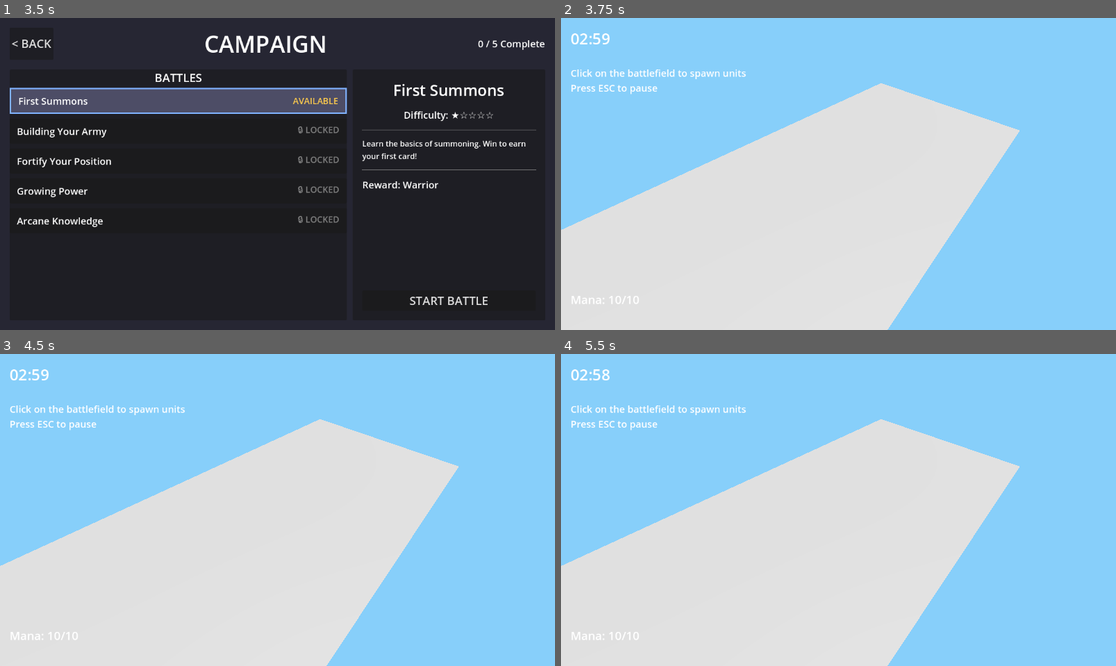
Above: before the commit, frames 1-4 (two rows, left to right).
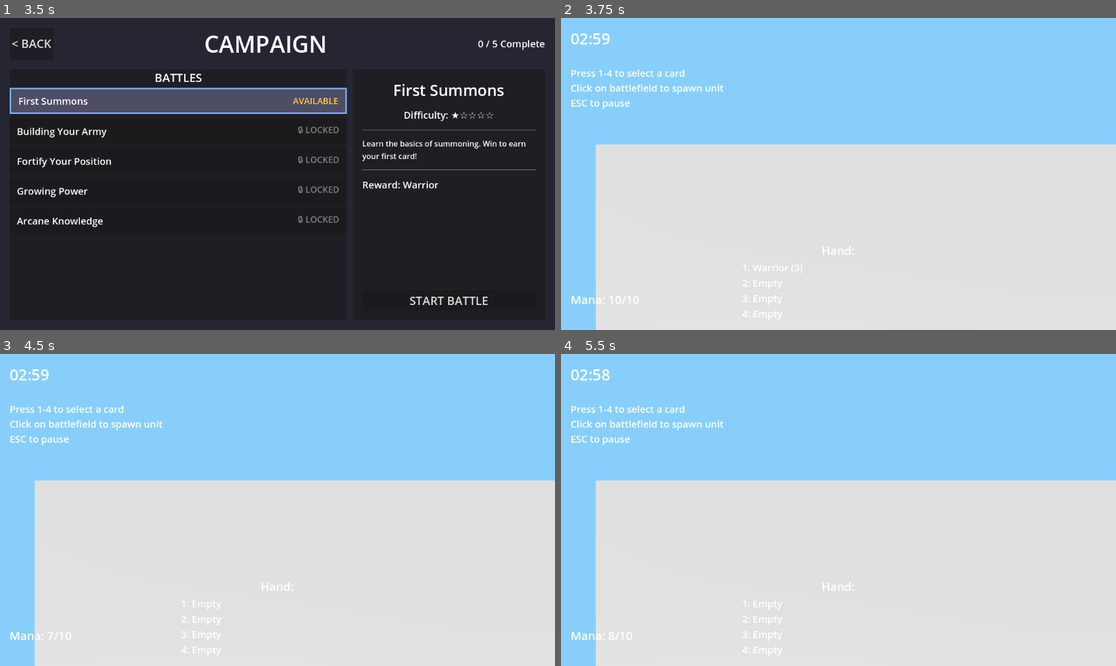
Above: after the commit, the same moments.

Repository: amari-charles/project-summoner
Game: Godot game, scene res://scenes/ui/main_menu.tscn
Same seed, same stepped clock (60 frames per second), same inputs: the game is played once before the commit and once after it.
Inputs (mouse positions are in pixels of both pictures, inside the frame that each line leads up to):
- Up to frame 1 (3.5 s): click "PLAY" at 0.5 s; click "SELECT" at 1.25 s; click "CHOOSE WARRIOR" at 2 s; click (177, 99) at 2.75 s
- Up to frame 2 (3.75 s): click "START BATTLE" at 3.5 s
- Up to frame 3 (4.5 s): tap Enter at 4.25 s; move the mouse to (399, 494) at 4.27 s; tap 1 at 4.35 s; click (399, 494) at 4.42 s
- Up to frame 4 (5.5 s): tap 4 at 4.55 s; tap Space at 5 s; drag from (727, 525) to (810, 572) at 5.02 s

Frame 1 is identical in both runs. In frame 2, 29% of the frame differs, in the area x 0-100%, y 16-100%; in frame 3, 29%; in frame 4, 29%.

Commit message:
Fix camera angle and add hand display UI
Camera fixes:
- Changed to orthogonal projection (projection = 1)
- Updated transform to match working paper_mario_test
- Increased size to 12.0 for better view

UI improvements:
- Added HandDisplay with 4 card labels
- Shows card name and mana cost
- Highlights selected card with [SELECTED]
- Updates when hand changes
- Shows mana regeneration in real-time

Controls:
- Press 1-4 to select card (shows in UI)
- Click battlefield to spawn at mouse position
- Mana display updates every frame

🤖 Generated with [Claude Code](https://claude.com/claude-code)

Co-Authored-By: Claude <noreply@anthropic.com>

Diff:
--- a/scenes/battlefield/battlefield_3d.tscn
+++ b/scenes/battlefield/battlefield_3d.tscn
@@ -9,12 +9,9 @@
 script = ExtResource("1_script")
 
 [node name="Camera3D" type="Camera3D" parent="."]
-transform = Transform3D(1, 0, 0, 0, 0.707107, 0.707107, 0, -0.707107, 0.707107, 0, 10, 10)
-projection = 0
-fov = 75.0
-size = 20.0
-near = 0.05
-far = 4000.0
+transform = Transform3D(0.707107, -0.408248, 0.577350, 0, 0.816497, 0.577350, -0.707107, -0.408248, 0.577350, 0, 8, 8)
+projection = 1
+size = 12.0
 
 [node name="DirectionalLight3D" type="DirectionalLight3D" parent="."]
 transform = Transform3D(0.866025, -0.433013, 0.25, 0, 0.5, 0.866025, -0.5, -0.75, 0.433013, 0, 10, 0)
--- a/scenes/battlefield/test_game_3d.tscn
+++ b/scenes/battlefield/test_game_3d.tscn
@@ -102,8 +102,43 @@
 offset_right = 600.0
 offset_bottom = 200.0
 theme_override_font_sizes/font_size = 20
-text = "Click on the battlefield to spawn units
-Press ESC to pause"
+text = "Press 1-4 to select a card
+Click on battlefield to spawn unit
+ESC to pause"
+
+[node name="HandDisplay" type="VBoxContainer" parent="UI"]
+anchors_preset = 7
+anchor_left = 0.5
+anchor_top = 1.0
+anchor_right = 0.5
+anchor_bottom = 1.0
+offset_left = -200.0
+offset_top = -150.0
+offset_right = 200.0
+offset_bottom = -20.0
+grow_horizontal = 2
+grow_vertical = 0
+
+[node name="HandLabel" type="Label" parent="UI/HandDisplay"]
+theme_override_font_sizes/font_size = 24
+text = "Hand:"
+horizontal_alignment = 1
+
+[node name="Card0" type="Label" parent="UI/HandDisplay"]
+theme_override_font_sizes/font_size = 20
+text = "1: Empty"
+
+[node name="Card1" type="Label" parent="UI/HandDisplay"]
+theme_override_font_sizes/font_size = 20
+text = "2: Empty"
+
+[node name="Card2" type="Label" parent="UI/HandDisplay"]
+theme_override_font_sizes/font_size = 20
+text = "3: Empty"
+
+[node name="Card3" type="Label" parent="UI/HandDisplay"]
+theme_override_font_sizes/font_size = 20
+text = "4: Empty"
 
 [connection signal="game_ended" from="." to="." method="_on_game_ended"]
 [connection signal="time_updated" from="." to="." method="_on_time_updated"]
--- a/scripts/core/player_input_3d.gd
+++ b/scripts/core/player_input_3d.gd
@@ -7,6 +7,7 @@
 
 var camera: Camera3D
 var selected_card_index: int = -1
+var hand_labels: Array[Label] = []
 
 func _ready() -> void:
 	if summoner == null:
@@ -20,6 +21,41 @@
 	if not camera:
 		push_error("PlayerInput3D: Could not find Camera3D!")
 
+	# Find hand display labels
+	var ui = get_tree().get_first_node_in_group("game_controller")
+	if ui:
+		ui = ui.get_node_or_null("UI/HandDisplay")
+		if ui:
+			hand_labels.append(ui.get_node_or_null("Card0"))
+			hand_labels.append(ui.get_node_or_null("Card1"))
+			hand_labels.append(ui.get_node_or_null("Card2"))
+			hand_labels.append(ui.get_node_or_null("Card3"))
+
+	# Connect to summoner signals
+	if summoner:
+		summoner.hand_changed.connect(_on_hand_changed)
+		summoner.mana_changed.connect(_on_mana_changed)
+		_update_hand_display()
+
+func _on_hand_changed(_hand: Array) -> void:
+	_update_hand_display()
+
+func _on_mana_changed(current: float, _max: float) -> void:
+	var mana_label = get_tree().get_first_node_in_group("game_controller")
+	if mana_label:
+		mana_label = mana_label.get_node_or_null("UI/PlayerManaLabel")
+		if mana_label:
+			mana_label.text = "Mana: %d/10" % int(current)
+
+func _update_hand_display() -> void:
+	for i in range(hand_labels.size()):
+		if i < summoner.hand.size():
+			var card = summoner.hand[i]
+			var selected = " [SELECTED]" if i == selected_card_index else ""
+			hand_labels[i].text = "%d: %s (%d)%s" % [i + 1, card.card_name, card.mana_cost, selected]
+		else:
+			hand_labels[i].text = "%d: Empty" % (i + 1)
+
 func _input(event: InputEvent) -> void:
 	# Number keys to select card in hand (1-4)
 	if event is InputEventKey and event.pressed:
@@ -28,6 +64,7 @@
 			if card_index < summoner.hand.size():
 				selected_card_index = card_index
 				print("Selected card %d: %s" % [card_index, summoner.hand[card_index].card_name])
+				_update_hand_display()
 
 	# Click to play selected card
 	if event is InputEventMouseButton and event.pressed and event.button_index == MOUSE_BUTTON_LEFT:
Not shown, added: scripts/battlefield/battlefield_3d.gd.uid
Not shown, added: scripts/core/game_controller_3d.gd.uid
Not shown, added: scripts/core/player_input_3d.gd.uid
Not shown, added: scripts/core/summoner_3d.gd.uid
